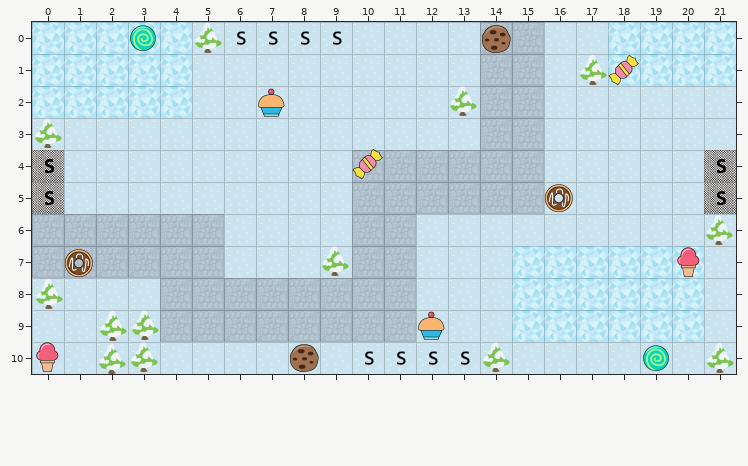
One commit to this Tiled map: packages/playground/src/assets/level3.tmx. The first picture shows the starting point.
Cells are 64x64 px. Shown: x 0..21, y 0..10.
The result:
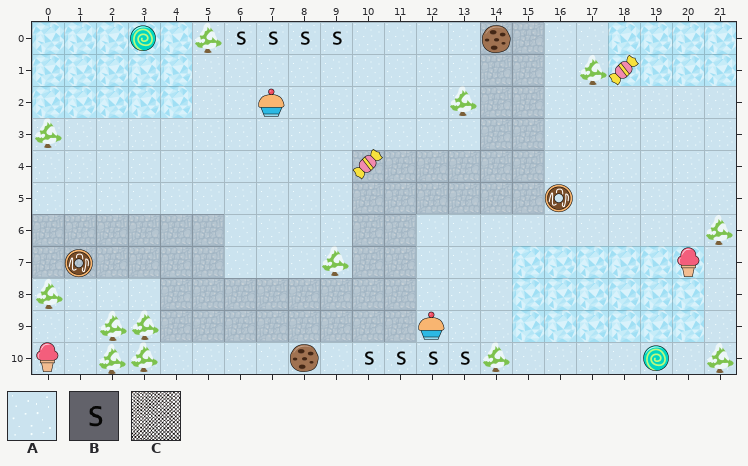
Key: from "my_simple_game": A 7, B 10, C 11.
_ is an empty cell.
Objects are placed by their top-left corner, in cells (3,4 is the top-left corner of cell 3,4); size is 1x1 cell unless given.
From old to new:
{"where": "layer \"ground\""}
{"y":4,"x":0,"old":"C","new":"A"}
{"y":4,"x":21,"old":"C","new":"A"}
{"y":5,"x":0,"old":"C","new":"A"}
{"y":5,"x":21,"old":"C","new":"A"}
{"where": "layer \"region\""}
{"was": "B at 0,4"}
{"was": "B at 0,4"}
{"was": "B at 0,4"}
{"was": "B at 21,4"}
{"was": "B at 21,4"}
{"was": "B \"team_2\" at 21,4"}
{"was": "B \"team_2\" at 21,4"}
{"was": "B \"team_1\" at 0,4"}
{"was": "B \"team_1\" at 0,4"}
{"was": "B at 0,5"}
{"was": "B at 0,5"}
{"was": "B \"team_2\" at 21,5"}
{"was": "B \"team_2\" at 21,5"}
{"was": "B \"team_1\" at 0,5"}
{"was": "B \"team_1\" at 0,5"}
{"was": "B at 21,5"}
{"label":"changed","picture_box":[32,150,64,214]}
{"label":"changed","picture_box":[704,150,736,214]}
